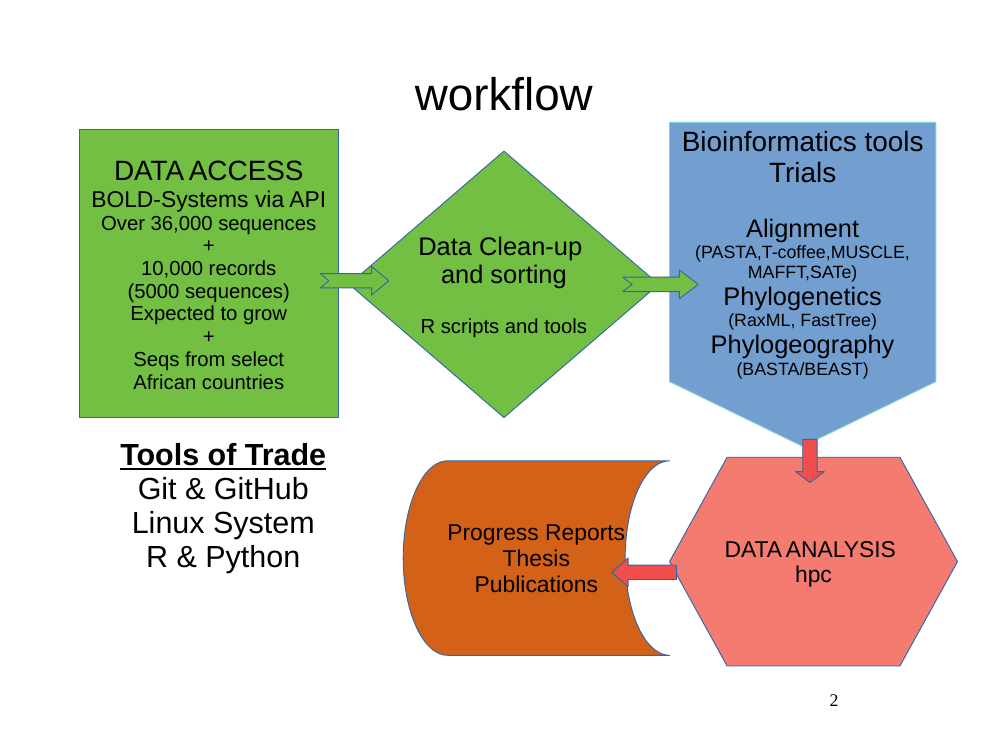
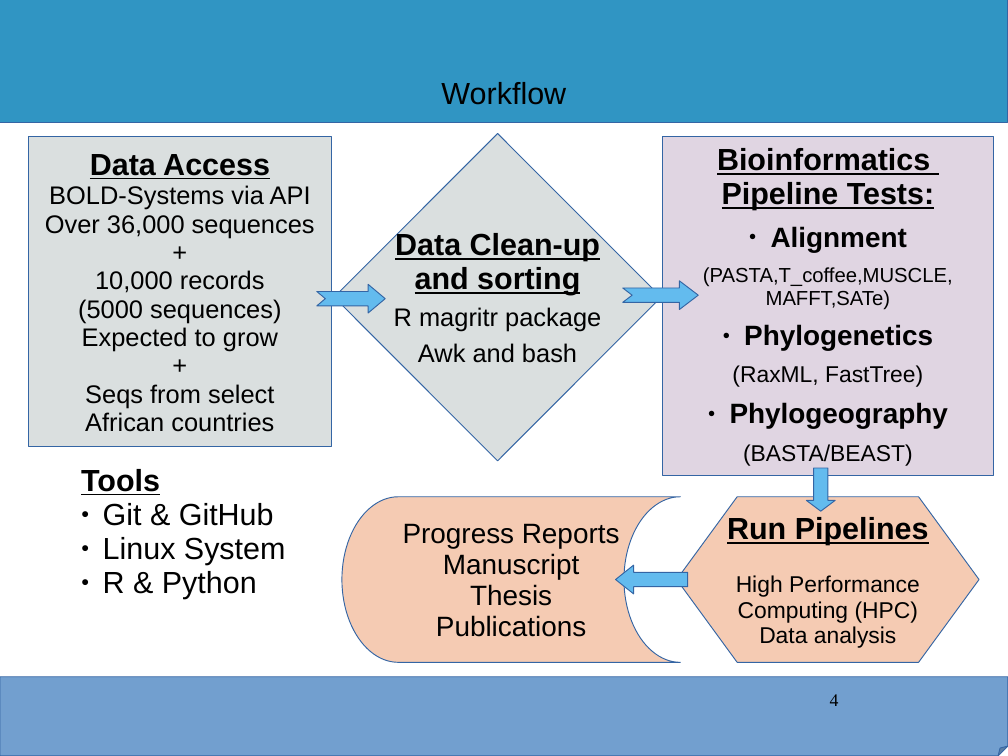
Before and after one commit to kibet-gilbert/co1_metaanalysis, a slide deck: slide 4 of icipe_progress_report.ppt (slide 2 before the commit). Drawn at 1008x756 pixels with LibreOffice and Linux fonts; fonts in the diff are those of the drawing; background and template pictures are left out. Boxes give left, top, right and bottom in pixels: in the first picture for what was removed or moved away, otherwise in the second. Text is boxed around its words. In the diff, an @@ line names an element or a change of style, - is before the commit and + after.

```diff
--- a/icipe_progress_report.ppt
+++ b/icipe_progress_report.ppt
@@ rectangle added at box(0, 0, 1008, 123), fill #3095C3, outline #3465A4 0.74 pt @@
@@ text at box(441, 82, 566, 105): text changed; size 36 to 24 pt @@
-workflow
+Workflow
@@ rectangle "Data Access": place and size @@
-rectangle "Data Access" at box(80, 130, 339, 418)
+rectangle "Data Access" at box(28, 137, 331, 447)
@@ rectangle "Data Access" at box(28, 137, 331, 447): fill #72BF44 to #DADFDF @@
@@ diamond "Data Clean-up" at box(334, 134, 661, 461): fill #72BF44 to #DADFDF @@
@@ diamond "Data Clean-up": place and size @@
-diamond "Data Clean-up" at box(349, 151, 659, 417)
+diamond "Data Clean-up" at box(334, 134, 661, 461)
@@ text "Bioinformatics": place and size @@
-text "Bioinformatics" at box(670, 123, 936, 446)
+text "Bioinformatics" at box(703, 148, 953, 466)
@@ text "Bioinformatics" at box(703, 148, 953, 466): vertical alignment middle to top; fill #729FCF to none; outline #87D1D1 0.74 pt to none @@
@@ rectangle added at box(662, 137, 993, 476), fill #E0D5E2, outline #3465A4 0.74 pt @@
@@ text at box(717, 148, 935, 210): text changed; size 22 to 24 pt; bold on @@
-Bioinformatics tools
-Trials
+Bioinformatics
+Pipeline Tests:
@@ text in rectangle at box(90, 154, 270, 179): text changed; size 22 to 24 pt; bold on @@
-DATA ACCESS
+Data Access
@@ text in rectangle at box(45, 185, 315, 432): size 18 to 20 pt in "BOLD-Systems via API"; size 16 to 20 pt in "Over 36,000 sequences", "+", "10,000 records", "(5000 sequences)" and 4 more places @@
@@ text in diamond at box(395, 231, 600, 295): size 20 to 24 pt, bold on, underline on in "Data Clean-up", "and sorting" @@
@@ text at box(730, 226, 948, 466): size 20 to 22 pt, bold on in "Alignment", "Phylogenetics", "Phylogeography"; size 14 to 16 pt in "MAFFT,SATe)"; size 14 to 18 pt in "(RaxML, FastTree)", "(BASTA/BEAST)"; bullet none to ●; more space between paragraphs @@
@@ text at box(703, 267, 953, 287): text changed; size 14 to 16 pt @@
-(PASTA,T-coffee,MUSCLE,
+(PASTA,T_coffee,MUSCLE,
@@ freeform shape at box(317, 284, 386, 313): fill #72BF44 to #63BBEE @@
@@ freeform shape: place and size @@
-freeform shape at box(320, 266, 389, 295)
+freeform shape at box(317, 284, 386, 313)
@@ freeform shape: place and size @@
-freeform shape at box(623, 270, 699, 298)
+freeform shape at box(623, 281, 699, 309)
@@ freeform shape at box(623, 281, 699, 309): fill #72BF44 to #63BBEE @@
@@ text in diamond at box(394, 307, 601, 363): text changed; size 16 to 20 pt @@
-R scripts and tools
+R magritr package
+Awk and bash
@@ text "Tools": place and size @@
-text "Tools" at box(120, 443, 326, 573)
+text "Tools" at box(81, 469, 286, 599)
@@ text at box(81, 469, 160, 495): text changed @@
-Tools of Trade
+Tools
@@ down arrow at box(807, 468, 835, 511): fill #F04E4D to #63BBEE; proportions changed @@
@@ down arrow: place and size @@
-down arrow at box(796, 439, 824, 482)
+down arrow at box(807, 468, 835, 511)
@@ text at box(103, 503, 286, 599): alignment centre to left; bullet none to ● @@
@@ flow chart online storage "Progress Reports": place and size @@
-flow chart online storage "Progress Reports" at box(403, 461, 670, 656)
+flow chart online storage "Progress Reports" at box(342, 497, 681, 662)
@@ flow chart online storage "Progress Reports" at box(342, 497, 681, 662): fill #D36118 to #F5CBB3 @@
@@ flow chart preparation "Run Pipelines": place and size @@
-flow chart preparation "Run Pipelines" at box(670, 457, 958, 666)
+flow chart preparation "Run Pipelines" at box(677, 497, 980, 662)
@@ flow chart preparation "Run Pipelines" at box(677, 497, 980, 662): fill #F37B70 to #F5CBB3 @@
@@ text in flow chart online storage at box(403, 523, 620, 637): size 18 to 22 pt in "Progress Reports", "Thesis", "Publications" @@
@@ text in flow chart preparation at box(727, 517, 929, 648): text changed @@
-DATA ANALYSIS
-hpc
+Run Pipelines
+High Performance
+Computing (HPC)
+Data analysis
@@ text in flow chart online storage at box(443, 553, 579, 579): paragraph added @@
+Manuscript
@@ left arrow: place and size @@
-left arrow at box(612, 558, 677, 586)
+left arrow at box(616, 565, 688, 594)
@@ left arrow at box(616, 565, 688, 594): fill #F04E4D to #63BBEE; proportions changed @@
@@ folded corner added at box(0, 677, 1008, 756), fill #729FCF, outline #3465A4 0.74 pt @@
@@ page number at box(830, 694, 839, 706): text changed @@
-2
+4
```
Also in this commit, not shown: 5 other slides changed, 5 slides added, 2 slides removed, 3 other files.
